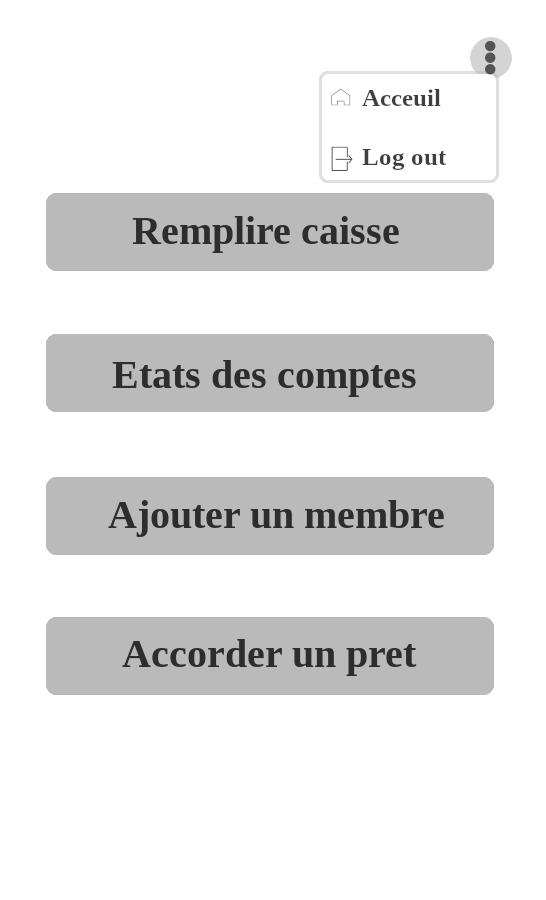
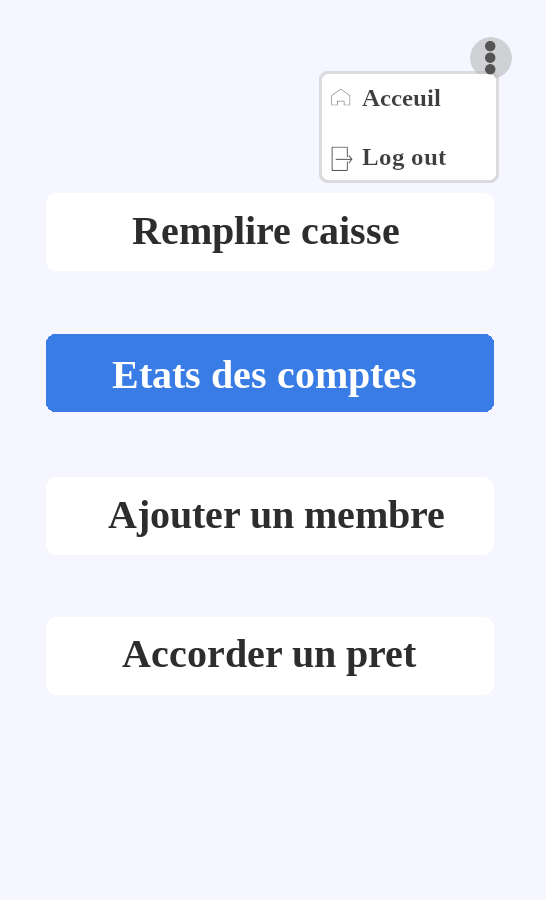
Two versions of the same layered image (546×900). Layer-by-layer changes:
moved "entete.png" above "Accorder un pret" over [left=319, top=37, right=512, bottom=183]
painted on "Etats des comptes" over [left=112, top=360, right=416, bottom=397]
painted on "Copie de Copie de Copie de cadre" over [left=46, top=617, right=494, bottom=695]
painted on "Copie de Copie de cadre" over [left=46, top=477, right=494, bottom=555]
painted on "Copie de cadre" over [left=46, top=334, right=494, bottom=412]
painted on "cadre" over [left=46, top=193, right=494, bottom=271]
painted on "cote_fonction" over [left=0, top=0, right=546, bottom=900]
